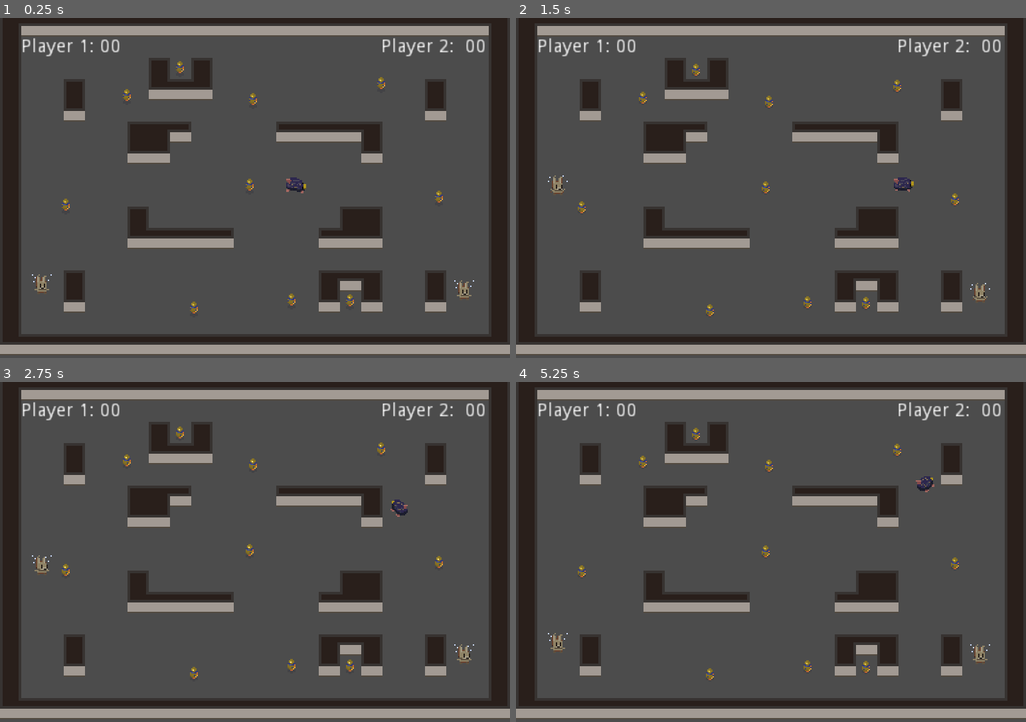
Above: before the commit, frames 1-4 (two rows, left to right).
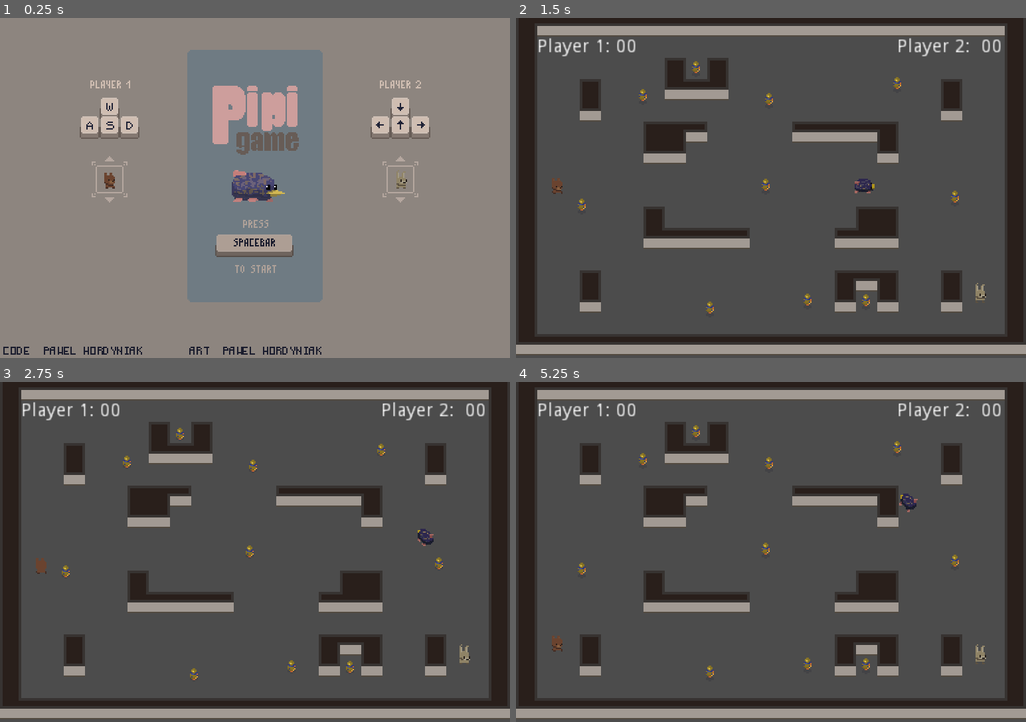
Above: after the commit, the same moments.

Repository: Pawel-9215/pipi_game
Game: Godot game, scene res://GUI/MainMenu.tscn
Two runs of this game, one before a commit and one after it. Both use one fixed random seed, a clock stepped at 60 frames per second and the inputs below. Before the commit the project starts from res://prototype_levels/Test_scene_1.tscn.
Inputs:
- Up to frame 1 (0.25 s): no input
- Up to frame 2 (1.5 s): tap Enter (ui_accept) at 0.5, 0.6, 0.77, 1.07 s; hold W (p1_up) 0.53-1.28 s; hold S (p1_down) from 1.28 s (still down); tap Down (p2_down) at 1.35 s
- Up to frame 3 (2.75 s): tap Enter (ui_accept) at 1.52, 1.55, 1.82, 2.3 s; release S (p1_down) at 2.03 s; hold W (p1_up) from 2.03 s (still down); tap Up (p2_up) at 2.1 s
- Up to frame 4 (5.25 s): tap Enter (ui_accept) at 2.85, 3.02, 3.32, 3.77, 3.8, 4.07, 4.52, 4.55, 4.82, 5.1 s; release W (p1_up) at 3.53 s; hold S (p1_down) from 3.53 s (still down); tap Down (p2_down) at 3.6 s; tap Up (p2_up) at 4.35 s

The runs differ from the first frame. In frame 1, 92% of the frame differs, in the area x 0-100%, y 0-100%; in frame 2, 0.8%; in frame 3, 0.6%; in frame 4, 0.8%.
Error before the commit: Invalid get index 'player_1_character' (on base: 'Nil'). (res://players/Player_base.gd:47)

Commit message:
custom pixel font

Diff:
--- a/GUI/MainMenu.gd
+++ b/GUI/MainMenu.gd
@@ -70,7 +70,8 @@
 func start_game():
 	if Input.is_action_just_pressed("ui_accept"):
 		save_player_data()
-		load_player_data()
+		#load_player_data()
+		get_tree().change_scene("res://prototype_levels/Test_scene_1.tscn")
 
 # Called when the node enters the scene tree for the first time.
 func _ready():
--- a/GUI/MainMenu.tscn
+++ b/GUI/MainMenu.tscn
@@ -1,60 +1,61 @@
-[gd_scene load_steps=25 format=2]
+[gd_scene load_steps=26 format=2]
 
 [ext_resource path="res://GFX/UI/ui_plate.png" type="Texture" id=1]
 [ext_resource path="res://GFX/UI/Animations/ui_pipi-anim.png" type="Texture" id=2]
 [ext_resource path="res://GFX/Players/player_bunny_spritesheet.png" type="Texture" id=3]
 [ext_resource path="res://GFX/Players/player_bear_spritesheet.png" type="Texture" id=4]
 [ext_resource path="res://GUI/MainMenu.gd" type="Script" id=5]
+[ext_resource path="res://GUI/PixelFont.tscn" type="PackedScene" id=6]
 
-[sub_resource type="AtlasTexture" id=1]
+[sub_resource type="AtlasTexture" id=19]
 atlas = ExtResource( 2 )
 region = Rect2( 0, 0, 46, 31 )
 
-[sub_resource type="AtlasTexture" id=2]
+[sub_resource type="AtlasTexture" id=20]
 atlas = ExtResource( 2 )
 region = Rect2( 46, 0, 46, 31 )
 
-[sub_resource type="AtlasTexture" id=3]
+[sub_resource type="AtlasTexture" id=21]
 atlas = ExtResource( 2 )
 region = Rect2( 92, 0, 46, 31 )
 
-[sub_resource type="AtlasTexture" id=4]
+[sub_resource type="AtlasTexture" id=22]
 atlas = ExtResource( 2 )
 region = Rect2( 138, 0, 46, 31 )
 
-[sub_resource type="AtlasTexture" id=5]
+[sub_resource type="AtlasTexture" id=23]
 atlas = ExtResource( 2 )
 region = Rect2( 184, 0, 46, 31 )
 
-[sub_resource type="SpriteFrames" id=6]
+[sub_resource type="SpriteFrames" id=24]
 animations = [ {
-"frames": [ SubResource( 1 ), SubResource( 2 ), SubResource( 3 ), SubResource( 4 ), SubResource( 5 ) ],
+"frames": [ SubResource( 19 ), SubResource( 20 ), SubResource( 21 ), SubResource( 22 ), SubResource( 23 ) ],
 "loop": true,
 "name": "default",
 "speed": 8.0
 } ]
 
-[sub_resource type="AtlasTexture" id=7]
+[sub_resource type="AtlasTexture" id=25]
 atlas = ExtResource( 3 )
 region = Rect2( 0, 0, 16, 16 )
 
-[sub_resource type="AtlasTexture" id=8]
+[sub_resource type="AtlasTexture" id=26]
 atlas = ExtResource( 3 )
 region = Rect2( 16, 0, 16, 16 )
 
-[sub_resource type="AtlasTexture" id=9]
+[sub_resource type="AtlasTexture" id=27]
 atlas = ExtResource( 3 )
 region = Rect2( 32, 0, 16, 16 )
 
-[sub_resource type="AtlasTexture" id=10]
+[sub_resource type="AtlasTexture" id=28]
 atlas = ExtResource( 3 )
 region = Rect2( 48, 0, 16, 16 )
 
-[sub_resource type="AtlasTexture" id=11]
+[sub_resource type="AtlasTexture" id=29]
 atlas = ExtResource( 3 )
 region = Rect2( 64, 0, 16, 16 )
 
-[sub_resource type="AtlasTexture" id=12]
+[sub_resource type="AtlasTexture" id=30]
 atlas = ExtResource( 3 )
 region = Rect2( 80, 0, 16, 16 )
 
@@ -112,22 +113,31 @@
 
 [node name="pipi" type="AnimatedSprite" parent="."]
 position = Vector2( 193.663, 126.198 )
-frames = SubResource( 6 )
-frame = 4
+frames = SubResource( 24 )
+frame = 1
 playing = true
 
 [node name="player_1_sprite" type="AnimatedSprite" parent="."]
 position = Vector2( 14.1843, 121.439 )
-frames = SubResource( 19 )
+frames = SubResource( 31 )
 animation = "bunny_idle"
-frame = 1
+frame = 3
 playing = true
 offset = Vector2( 68.4385, 0 )
 
 [node name="player_2_sprite" type="AnimatedSprite" parent="."]
 position = Vector2( 233.246, 121.5 )
-frames = SubResource( 19 )
+frames = SubResource( 31 )
 animation = "bear_idle"
-frame = 4
 playing = true
 offset = Vector2( 68.4385, 0 )
+
+[node name="PixelFont" parent="." instance=ExtResource( 6 )]
+modulate = Color( 0.101961, 0.109804, 0.176471, 1 )
+position = Vector2( 5.09764, 250.732 )
+text = "code  pawel hordyniak"
+
+[node name="PixelFont2" parent="." instance=ExtResource( 6 )]
+modulate = Color( 0.101961, 0.109804, 0.176471, 1 )
+position = Vector2( 145.047, 250.45 )
+text = "art  pawel hordyniak"
--- /dev/null
+++ b/GUI/PixelFont.gd
@@ -0,0 +1,35 @@
+tool
+extends Node2D
+
+
+# Declare member variables here. Examples:
+# var a = 2
+# var b = "text"
+export var text: String = "typehere"
+var full_text = []
+var alphabet = {"a":0, "b":1, "c":2, "d":3, "e":4, "f":5, "g":6, "h":7, "i":8, "j":9,
+"k":10, "l":11, "m":12, "n":13, "o":14, "p":15, "q":16, "r":17, "s":18, "t":19, "u":20,
+"w":21, "x":22, "y":23, "z":24, " ":25}
+
+
+# Called when the node enters the scene tree for the first time.
+func _ready():
+	text = text.to_lower()
+
+	for letter in text:
+		full_text.append($letter.duplicate())
+
+	for index in full_text.size():
+		add_child(full_text[index])
+		full_text[index].global_position.x += 5*index
+		full_text[index].frame = alphabet[text[index]]
+
+	$letter.visible = false
+
+
+
+
+
+# Called every frame. 'delta' is the elapsed time since the previous frame.
+#func _process(delta):
+#	pass
--- /dev/null
+++ b/GUI/PixelFont.tscn
@@ -0,0 +1,17 @@
+[gd_scene load_steps=3 format=2]
+
+[ext_resource path="res://GUI/PixelFont.gd" type="Script" id=1]
+[ext_resource path="res://GFX/UI/font.png" type="Texture" id=2]
+
+[node name="PixelFont" type="Node2D"]
+position = Vector2( 197.084, 206.51 )
+script = ExtResource( 1 )
+__meta__ = {
+"_edit_group_": true
+}
+text = "Typehere"
+
+[node name="letter" type="Sprite" parent="."]
+use_parent_material = true
+texture = ExtResource( 2 )
+hframes = 26
--- /dev/null
+++ b/GUI/endgame.tscn
@@ -0,0 +1,41 @@
+[gd_scene load_steps=4 format=2]
+
+[ext_resource path="res://GFX/UI/star.png" type="Texture" id=1]
+[ext_resource path="res://GFX/UI/empty_plate.png" type="Texture" id=2]
+[ext_resource path="res://GUI/PixelFont.tscn" type="PackedScene" id=3]
+
+[node name="MarginContainer" type="MarginContainer"]
+margin_right = 40.0
+margin_bottom = 40.0
+__meta__ = {
+"_edit_use_anchors_": false
+}
+
+[node name="TextureRect" type="TextureRect" parent="."]
+margin_right = 384.0
+margin_bottom = 256.0
+texture = ExtResource( 2 )
+
+[node name="PixelFont" parent="TextureRect" instance=ExtResource( 3 )]
+modulate = Color( 0.964706, 0.92549, 0.792157, 1 )
+position = Vector2( 155.546, 45.4823 )
+text = "congratulations"
+
+[node name="PixelFont2" parent="TextureRect" instance=ExtResource( 3 )]
+position = Vector2( 137.907, 219.666 )
+text = "press space to continue"
+
+[node name="Sprite" type="Sprite" parent="TextureRect"]
+position = Vector2( 174.252, 38.8069 )
+texture = ExtResource( 1 )
+offset = Vector2( -20.1024, -9.46195 )
+
+[node name="Sprite2" type="Sprite" parent="TextureRect"]
+position = Vector2( 210.11, 38.8069 )
+texture = ExtResource( 1 )
+offset = Vector2( -20.1024, -9.46195 )
+
+[node name="Sprite3" type="Sprite" parent="TextureRect"]
+position = Vector2( 247.083, 38.8069 )
+texture = ExtResource( 1 )
+offset = Vector2( -20.1024, -9.46195 )
--- a/players/Player_base.tscn
+++ b/players/Player_base.tscn
@@ -38,67 +38,67 @@
 atlas = ExtResource( 1 )
 region = Rect2( 80, 0, 16, 16 )
 
+[sub_resource type="AtlasTexture" id=9]
+atlas = ExtResource( 1 )
+region = Rect2( 32, 32, 16, 16 )
+
+[sub_resource type="AtlasTexture" id=10]
+atlas = ExtResource( 1 )
+region = Rect2( 48, 32, 16, 16 )
+
+[sub_resource type="AtlasTexture" id=11]
+atlas = ExtResource( 1 )
+region = Rect2( 64, 32, 16, 16 )
+
+[sub_resource type="AtlasTexture" id=12]
+atlas = ExtResource( 1 )
+region = Rect2( 80, 32, 16, 16 )
+
+[sub_resource type="AtlasTexture" id=13]
+atlas = ExtResource( 1 )
+region = Rect2( 96, 0, 16, 16 )
+
+[sub_resource type="AtlasTexture" id=14]
+atlas = ExtResource( 1 )
+region = Rect2( 112, 0, 16, 16 )
+
+[sub_resource type="AtlasTexture" id=15]
+atlas = ExtResource( 1 )
+region = Rect2( 0, 16, 16, 16 )
+
+[sub_resource type="AtlasTexture" id=16]
+atlas = ExtResource( 1 )
+region = Rect2( 16, 16, 16, 16 )
+
+[sub_resource type="AtlasTexture" id=17]
+atlas = ExtResource( 1 )
+region = Rect2( 32, 16, 16, 16 )
+
+[sub_resource type="AtlasTexture" id=18]
+atlas = ExtResource( 1 )
+region = Rect2( 48, 16, 16, 16 )
+
+[sub_resource type="AtlasTexture" id=19]
+atlas = ExtResource( 1 )
+region = Rect2( 64, 16, 16, 16 )
+
+[sub_resource type="AtlasTexture" id=20]
+atlas = ExtResource( 1 )
+region = Rect2( 80, 16, 16, 16 )
+
 [sub_resource type="AtlasTexture" id=21]
 atlas = ExtResource( 1 )
-region = Rect2( 32, 32, 16, 16 )
+region = Rect2( 96, 16, 16, 16 )
 
 [sub_resource type="AtlasTexture" id=22]
 atlas = ExtResource( 1 )
-region = Rect2( 48, 32, 16, 16 )
+region = Rect2( 112, 16, 16, 16 )
 
 [sub_resource type="AtlasTexture" id=23]
 atlas = ExtResource( 1 )
-region = Rect2( 64, 32, 16, 16 )
+region = Rect2( 0, 32, 16, 16 )
 
 [sub_resource type="AtlasTexture" id=24]
-atlas = ExtResource( 1 )
-region = Rect2( 80, 32, 16, 16 )
-
-[sub_resource type="AtlasTexture" id=9]
-atlas = ExtResource( 1 )
-region = Rect2( 96, 0, 16, 16 )
-
-[sub_resource type="AtlasTexture" id=10]
-atlas = ExtResource( 1 )
-region = Rect2( 112, 0, 16, 16 )
-
-[sub_resource type="AtlasTexture" id=11]
-atlas = ExtResource( 1 )
-region = Rect2( 0, 16, 16, 16 )
-
-[sub_resource type="AtlasTexture" id=12]
-atlas = ExtResource( 1 )
-region = Rect2( 16, 16, 16, 16 )
-
-[sub_resource type="AtlasTexture" id=13]
-atlas = ExtResource( 1 )
-region = Rect2( 32, 16, 16, 16 )
-
-[sub_resource type="AtlasTexture" id=14]
-atlas = ExtResource( 1 )
-region = Rect2( 48, 16, 16, 16 )
-
-[sub_resource type="AtlasTexture" id=15]
-atlas = ExtResource( 1 )
-region = Rect2( 64, 16, 16, 16 )
-
-[sub_resource type="AtlasTexture" id=16]
-atlas = ExtResource( 1 )
-region = Rect2( 80, 16, 16, 16 )
-
-[sub_resource type="AtlasTexture" id=17]
-atlas = ExtResource( 1 )
-region = Rect2( 96, 16, 16, 16 )
-
-[sub_resource type="AtlasTexture" id=18]
-atlas = ExtResource( 1 )
-region = Rect2( 112, 16, 16, 16 )
-
-[sub_resource type="AtlasTexture" id=19]
-atlas = ExtResource( 1 )
-region = Rect2( 0, 32, 16, 16 )
-
-[sub_resource type="AtlasTexture" id=20]
 atlas = ExtResource( 1 )
 region = Rect2( 16, 32, 16, 16 )
 
@@ -114,143 +114,143 @@
 "name": "Idle",
 "speed": 8.0
 }, {
-"frames": [ SubResource( 21 ), SubResource( 22 ), SubResource( 23 ), SubResource( 24 ) ],
+"frames": [ SubResource( 9 ), SubResource( 10 ), SubResource( 11 ), SubResource( 12 ) ],
 "loop": true,
 "name": "Attack",
 "speed": 12.0
 }, {
-"frames": [ SubResource( 9 ), SubResource( 10 ), SubResource( 11 ), SubResource( 12 ), SubResource( 13 ), SubResource( 14 ) ],
+"frames": [ SubResource( 13 ), SubResource( 14 ), SubResource( 15 ), SubResource( 16 ), SubResource( 17 ), SubResource( 18 ) ],
 "loop": true,
 "name": "Run_rd",
 "speed": 12.0
 }, {
-"frames": [ SubResource( 15 ), SubResource( 16 ), SubResource( 17 ), SubResource( 18 ), SubResource( 19 ), SubResource( 20 ) ],
+"frames": [ SubResource( 19 ), SubResource( 20 ), SubResource( 21 ), SubResource( 22 ), SubResource( 23 ), SubResource( 24 ) ],
 "loop": true,
 "name": "Run_ru",
 "speed": 12.0
 } ]
 
+[sub_resource type="AtlasTexture" id=26]
+atlas = ExtResource( 4 )
+region = Rect2( 0, 0, 16, 16 )
+
 [sub_resource type="AtlasTexture" id=27]
 atlas = ExtResource( 4 )
 region = Rect2( 0, 0, 16, 16 )
 
 [sub_resource type="AtlasTexture" id=28]
 atlas = ExtResource( 4 )
-region = Rect2( 0, 0, 16, 16 )
+region = Rect2( 16, 0, 16, 16 )
 
 [sub_resource type="AtlasTexture" id=29]
 atlas = ExtResource( 4 )
-region = Rect2( 16, 0, 16, 16 )
+region = Rect2( 32, 0, 16, 16 )
 
 [sub_resource type="AtlasTexture" id=30]
 atlas = ExtResource( 4 )
-region = Rect2( 32, 0, 16, 16 )
+region = Rect2( 48, 0, 16, 16 )
 
 [sub_resource type="AtlasTexture" id=31]
 atlas = ExtResource( 4 )
-region = Rect2( 48, 0, 16, 16 )
+region = Rect2( 64, 0, 16, 16 )
 
 [sub_resource type="AtlasTexture" id=32]
 atlas = ExtResource( 4 )
-region = Rect2( 64, 0, 16, 16 )
+region = Rect2( 80, 0, 16, 16 )
 
 [sub_resource type="AtlasTexture" id=33]
 atlas = ExtResource( 4 )
-region = Rect2( 80, 0, 16, 16 )
+region = Rect2( 32, 32, 16, 16 )
+
+[sub_resource type="AtlasTexture" id=34]
+atlas = ExtResource( 4 )
+region = Rect2( 48, 32, 16, 16 )
+
+[sub_resource type="AtlasTexture" id=35]
+atlas = ExtResource( 4 )
+region = Rect2( 64, 32, 16, 16 )
+
+[sub_resource type="AtlasTexture" id=36]
+atlas = ExtResource( 4 )
+region = Rect2( 80, 32, 16, 16 )
+
+[sub_resource type="AtlasTexture" id=37]
+atlas = ExtResource( 4 )
+region = Rect2( 96, 0, 16, 16 )
+
+[sub_resource type="AtlasTexture" id=38]
+atlas = ExtResource( 4 )
+region = Rect2( 112, 0, 16, 16 )
+
+[sub_resource type="AtlasTexture" id=39]
+atlas = ExtResource( 4 )
+region = Rect2( 0, 16, 16, 16 )
+
+[sub_resource type="AtlasTexture" id=40]
+atlas = ExtResource( 4 )
+region = Rect2( 16, 16, 16, 16 )
+
+[sub_resource type="AtlasTexture" id=41]
+atlas = ExtResource( 4 )
+region = Rect2( 32, 16, 16, 16 )
+
+[sub_resource type="AtlasTexture" id=42]
+atlas = ExtResource( 4 )
+region = Rect2( 48, 16, 16, 16 )
+
+[sub_resource type="AtlasTexture" id=43]
+atlas = ExtResource( 4 )
+region = Rect2( 64, 16, 16, 16 )
+
+[sub_resource type="AtlasTexture" id=44]
+atlas = ExtResource( 4 )
+region = Rect2( 80, 16, 16, 16 )
+
+[sub_resource type="AtlasTexture" id=45]
+atlas = ExtResource( 4 )
+region = Rect2( 96, 16, 16, 16 )
 
 [sub_resource type="AtlasTexture" id=46]
 atlas = ExtResource( 4 )
-region = Rect2( 32, 32, 16, 16 )
+region = Rect2( 112, 16, 16, 16 )
 
 [sub_resource type="AtlasTexture" id=47]
 atlas = ExtResource( 4 )
-region = Rect2( 48, 32, 16, 16 )
+region = Rect2( 0, 32, 16, 16 )
 
 [sub_resource type="AtlasTexture" id=48]
 atlas = ExtResource( 4 )
-region = Rect2( 64, 32, 16, 16 )
-
-[sub_resource type="AtlasTexture" id=49]
-atlas = ExtResource( 4 )
-region = Rect2( 80, 32, 16, 16 )
-
-[sub_resource type="AtlasTexture" id=34]
-atlas = ExtResource( 4 )
-region = Rect2( 96, 0, 16, 16 )
-
-[sub_resource type="AtlasTexture" id=35]
-atlas = ExtResource( 4 )
-region = Rect2( 112, 0, 16, 16 )
-
-[sub_resource type="AtlasTexture" id=36]
-atlas = ExtResource( 4 )
-region = Rect2( 0, 16, 16, 16 )
-
-[sub_resource type="AtlasTexture" id=37]
-atlas = ExtResource( 4 )
-region = Rect2( 16, 16, 16, 16 )
-
-[sub_resource type="AtlasTexture" id=38]
-atlas = ExtResource( 4 )
-region = Rect2( 32, 16, 16, 16 )
-
-[sub_resource type="AtlasTexture" id=39]
-atlas = ExtResource( 4 )
-region = Rect2( 48, 16, 16, 16 )
-
-[sub_resource type="AtlasTexture" id=40]
-atlas = ExtResource( 4 )
-region = Rect2( 64, 16, 16, 16 )
-
-[sub_resource type="AtlasTexture" id=41]
-atlas = ExtResource( 4 )
-region = Rect2( 80, 16, 16, 16 )
-
-[sub_resource type="AtlasTexture" id=42]
-atlas = ExtResource( 4 )
-region = Rect2( 96, 16, 16, 16 )
-
-[sub_resource type="AtlasTexture" id=43]
-atlas = ExtResource( 4 )
-region = Rect2( 112, 16, 16, 16 )
-
-[sub_resource type="AtlasTexture" id=44]
-atlas = ExtResource( 4 )
-region = Rect2( 0, 32, 16, 16 )
-
-[sub_resource type="AtlasTexture" id=45]
-atlas = ExtResource( 4 )
 region = Rect2( 16, 32, 16, 16 )
 
-[sub_resource type="SpriteFrames" id=50]
+[sub_resource type="SpriteFrames" id=49]
 animations = [ {
-"frames": [ SubResource( 27 ) ],
+"frames": [ SubResource( 26 ) ],
 "loop": true,
 "name": "default",
 "speed": 5.0
 }, {
-"frames": [ SubResource( 28 ), SubResource( 29 ), SubResource( 30 ), SubResource( 31 ), SubResource( 32 ), SubResource( 33 ) ],
+"frames": [ SubResource( 27 ), SubResource( 28 ), SubResource( 29 ), SubResource( 30 ), SubResource( 31 ), SubResource( 32 ) ],
 "loop": true,
 "name": "Idle",
 "speed": 8.0
 }, {
-"frames": [ SubResource( 46 ), SubResource( 47 ), SubResource( 48 ), SubResource( 49 ) ],
+"frames": [ SubResource( 33 ), SubResource( 34 ), SubResource( 35 ), SubResource( 36 ) ],
 "loop": true,
 "name": "Attack",
 "speed": 12.0
 }, {
-"frames": [ SubResource( 34 ), SubResource( 35 ), SubResource( 36 ), SubResource( 37 ), SubResource( 38 ), SubResource( 39 ) ],
+"frames": [ SubResource( 37 ), SubResource( 38 ), SubResource( 39 ), SubResource( 40 ), SubResource( 41 ), SubResource( 42 ) ],
 "loop": true,
 "name": "Run_rd",
 "speed": 12.0
 }, {
-"frames": [ SubResource( 40 ), SubResource( 41 ), SubResource( 42 ), SubResource( 43 ), SubResource( 44 ), SubResource( 45 ) ],
+"frames": [ SubResource( 43 ), SubResource( 44 ), SubResource( 45 ), SubResource( 46 ), SubResource( 47 ), SubResource( 48 ) ],
 "loop": true,
 "name": "Run_ru",
 "speed": 12.0
 } ]
 
-[sub_resource type="CircleShape2D" id=26]
+[sub_resource type="CircleShape2D" id=50]
 radius = 5.56566
 
 [node name="Player" type="KinematicBody2D"]
@@ -269,13 +269,14 @@
 position = Vector2( -0.483013, -5.6466 )
 frames = SubResource( 25 )
 animation = "Attack"
-frame = 2
+frame = 1
 playing = true
 
 [node name="bunny" type="AnimatedSprite" parent="animations"]
 position = Vector2( -0.468224, -5.66547 )
-frames = SubResource( 50 )
+frames = SubResource( 49 )
 animation = "Attack"
+frame = 3
 playing = true
 
 [node name="piggybank" parent="." instance=ExtResource( 3 )]
--- a/players/animations.gd
+++ b/players/animations.gd
@@ -38,7 +38,7 @@
 	match player_state:
 		"move":
 			move_animations()
-			print("moving")
+			#print("moving")
 		"panic":
 			chosen_character.set_animation("Attack")
 
--- a/project.godot
+++ b/project.godot
@@ -11,7 +11,7 @@
 [application]
 
 config/name="Pipi_game"
-run/main_scene="res://prototype_levels/Test_scene_1.tscn"
+run/main_scene="res://GUI/MainMenu.tscn"
 config/icon="res://icon.png"
 
 [display]
@@ -54,42 +54,42 @@
 
 p1_right={
 "deadzone": 0.5,
-"events": [ Object(InputEventKey,"resource_local_to_scene":false,"resource_name":"","device":0,"alt":false,"shift":false,"control":false,"meta":false,"command":false,"pressed":false,"scancode":68,"physical_scancode":0,"unicode":0,"echo":false,"script":null)
+"events": [ Object(InputEventKey,"resource_local_to_scene":false,"resource_name":"","device":0,"alt":false,"shift":false,"control":false,"meta":false,"command":false,"pressed":false,"scancode":68,"unicode":0,"echo":false,"script":null)
  ]
 }
 p1_left={
 "deadzone": 0.5,
-"events": [ Object(InputEventKey,"resource_local_to_scene":false,"resource_name":"","device":0,"alt":false,"shift":false,"control":false,"meta":false,"command":false,"pressed":false,"scancode":65,"physical_scancode":0,"unicode":0,"echo":false,"script":null)
+"events": [ Object(InputEventKey,"resource_local_to_scene":false,"resource_name":"","device":0,"alt":false,"shift":false,"control":false,"meta":false,"command":false,"pressed":false,"scancode":65,"unicode":0,"echo":false,"script":null)
  ]
 }
 p1_up={
 "deadzone": 0.5,
-"events": [ Object(InputEventKey,"resource_local_to_scene":false,"resource_name":"","device":0,"alt":false,"shift":false,"control":false,"meta":false,"command":false,"pressed":false,"scancode":87,"physical_scancode":0,"unicode":0,"echo":false,"script":null)
+"events": [ Object(InputEventKey,"resource_local_to_scene":false,"resource_name":"","device":0,"alt":false,"shift":false,"control":false,"meta":false,"command":false,"pressed":false,"scancode":87,"unicode":0,"echo":false,"script":null)
  ]
 }
 p1_down={
 "deadzone": 0.5,
-"events": [ Object(InputEventKey,"resource_local_to_scene":false,"resource_name":"","device":0,"alt":false,"shift":false,"control":false,"meta":false,"command":false,"pressed":false,"scancode":83,"physical_scancode":0,"unicode":0,"echo":false,"script":null)
+"events": [ Object(InputEventKey,"resource_local_to_scene":false,"resource_name":"","device":0,"alt":false,"shift":false,"control":false,"meta":false,"command":false,"pressed":false,"scancode":83,"unicode":0,"echo":false,"script":null)
  ]
 }
 p2_right={
 "deadzone": 0.5,
-"events": [ Object(InputEventKey,"resource_local_to_scene":false,"resource_name":"","device":0,"alt":false,"shift":false,"control":false,"meta":false,"command":false,"pressed":false,"scancode":16777233,"physical_scancode":0,"unicode":0,"echo":false,"script":null)
+"events": [ Object(InputEventKey,"resource_local_to_scene":false,"resource_name":"","device":0,"alt":false,"shift":false,"control":false,"meta":false,"command":false,"pressed":false,"scancode":16777233,"unicode":0,"echo":false,"script":null)
  ]
 }
 p2_left={
 "deadzone": 0.5,
-"events": [ Object(InputEventKey,"resource_local_to_scene":false,"resource_name":"","device":0,"alt":false,"shift":false,"control":false,"meta":false,"command":false,"pressed":false,"scancode":16777231,"physical_scancode":0,"unicode":0,"echo":false,"script":null)
+"events": [ Object(InputEventKey,"resource_local_to_scene":false,"resource_name":"","device":0,"alt":false,"shift":false,"control":false,"meta":false,"command":false,"pressed":false,"scancode":16777231,"unicode":0,"echo":false,"script":null)
  ]
 }
 p2_up={
 "deadzone": 0.5,
-"events": [ Object(InputEventKey,"resource_local_to_scene":false,"resource_name":"","device":0,"alt":false,"shift":false,"control":false,"meta":false,"command":false,"pressed":false,"scancode":16777232,"physical_scancode":0,"unicode":0,"echo":false,"script":null)
+"events": [ Object(InputEventKey,"resource_local_to_scene":false,"resource_name":"","device":0,"alt":false,"shift":false,"control":false,"meta":false,"command":false,"pressed":false,"scancode":16777232,"unicode":0,"echo":false,"script":null)
  ]
 }
 p2_down={
 "deadzone": 0.5,
-"events": [ Object(InputEventKey,"resource_local_to_scene":false,"resource_name":"","device":0,"alt":false,"shift":false,"control":false,"meta":false,"command":false,"pressed":false,"scancode":16777234,"physical_scancode":0,"unicode":0,"echo":false,"script":null)
+"events": [ Object(InputEventKey,"resource_local_to_scene":false,"resource_name":"","device":0,"alt":false,"shift":false,"control":false,"meta":false,"command":false,"pressed":false,"scancode":16777234,"unicode":0,"echo":false,"script":null)
  ]
 }
 
--- a/prototype_levels/Test_scene_1.tscn
+++ b/prototype_levels/Test_scene_1.tscn
@@ -534,4 +534,6 @@
 [node name="collectible10" parent="YSort" instance=ExtResource( 3 )]
 position = Vector2( 135.533, 38.6647 )
 
-[node name="GUI" parent="." groups=["GUI"] instance=ExtResource( 4 )]
+[node name="GUI" parent="." groups=[
+"GUI",
+] instance=ExtResource( 4 )]
Binary file added: GFX/UI/arrow.png
Not shown, added: GFX/UI/arrow.png.import
Binary file added: GFX/UI/empty_plate.png
Not shown, added: GFX/UI/empty_plate.png.import
Binary file added: GFX/UI/font.png
Not shown, added: GFX/UI/font.png.import
Binary file added: GFX/UI/star.png
Not shown, added: GFX/UI/star.png.import
Not shown: 1 places in GUI/MainMenu.tscn that only renumber resources
Not shown: 1 places in players/Player_base.tscn that only renumber resources
Not shown, added: GFX/UI/empty_frame.psd
